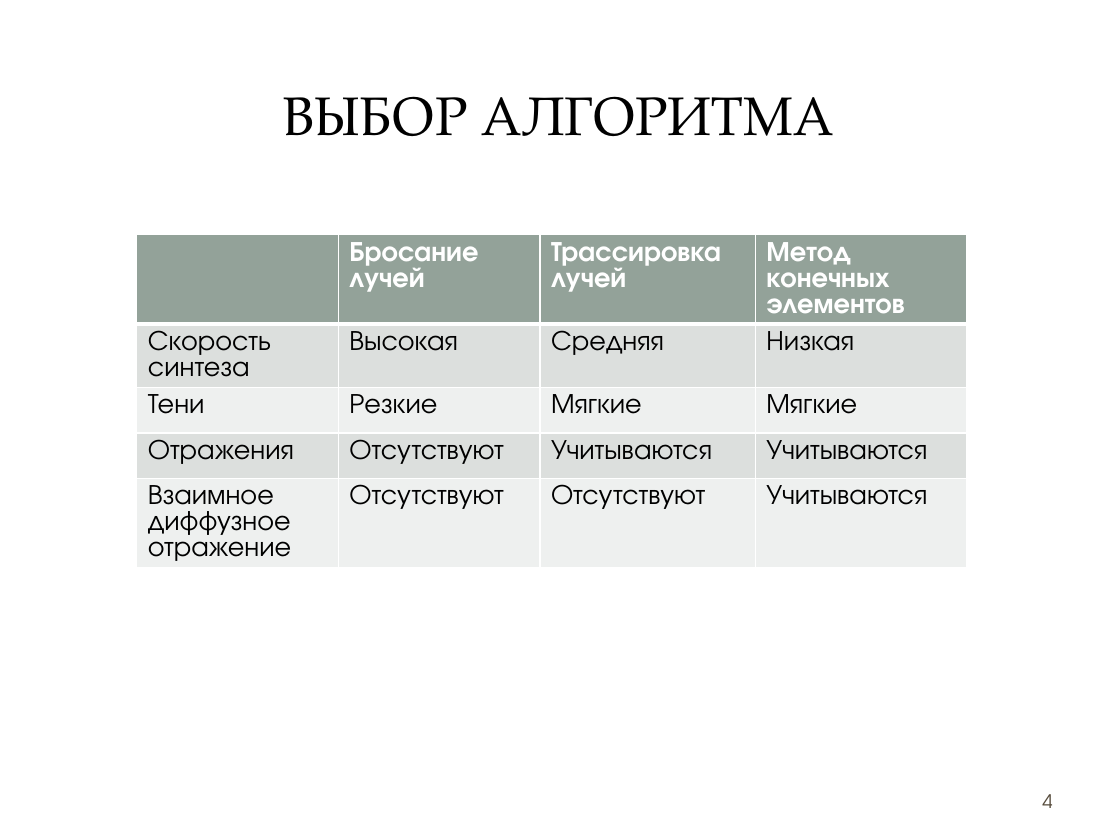
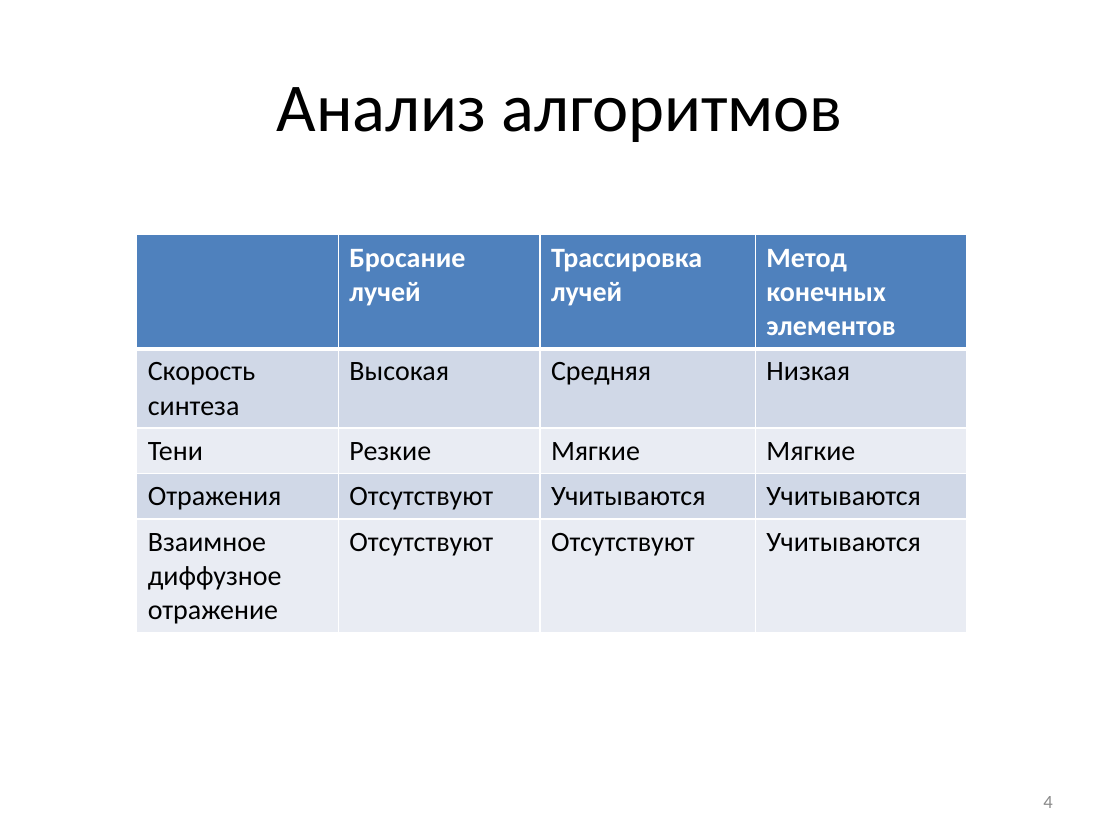
Before and after one commit to 1Bitcoin/course-project-computer-graphics, a slide deck: slide 4 of doc/Презентация.pptx. Drawn at 1120x840 pixels with LibreOffice and Linux fonts; fonts in the diff are those of the drawing; background and template pictures are left out. Boxes give left, top, right and bottom in pixels: in the first picture for what was removed or moved away, otherwise in the second. Text is boxed around its words. In the diff, an @@ line names an element or a change of style, - is before the commit and + after.

```diff
--- a/doc/Презентация.pptx
+++ b/doc/Презентация.pptx
@@ rounded rectangle removed at bbox=[11, 12, 1109, 829] @@
@@ rectangle removed at bbox=[34, 34, 1086, 196] @@
@@ rectangle removed at bbox=[46, 46, 1073, 183] @@
@@ title at bbox=[277, 87, 843, 142]: text changed; size 35 to 44 pt; font TeX Gyre Pagella to Calibri @@
-ВЫБОР АЛГОРИТМА
+Анализ алгоритмов
@@ table at bbox=[137, 235, 967, 628] @@
@@ fill #93A299 to #4F81BD in row 1 @@
@@ fill #DCE0DE to #D0D8E8 in 8 cells @@
@@ fill #EEF0EF to #E9EDF4 in 8 cells @@
@@ font TeX Gyre Adventor to Calibri @@
@@ page number at bbox=[1043, 796, 1052, 808]: font TeX Gyre Adventor to Calibri, text colour #564B3C to #8C8C8C @@
```
Also in this commit, not shown: 5 other slides changed, 5 slides added, 4 slides removed, 2 other files.
